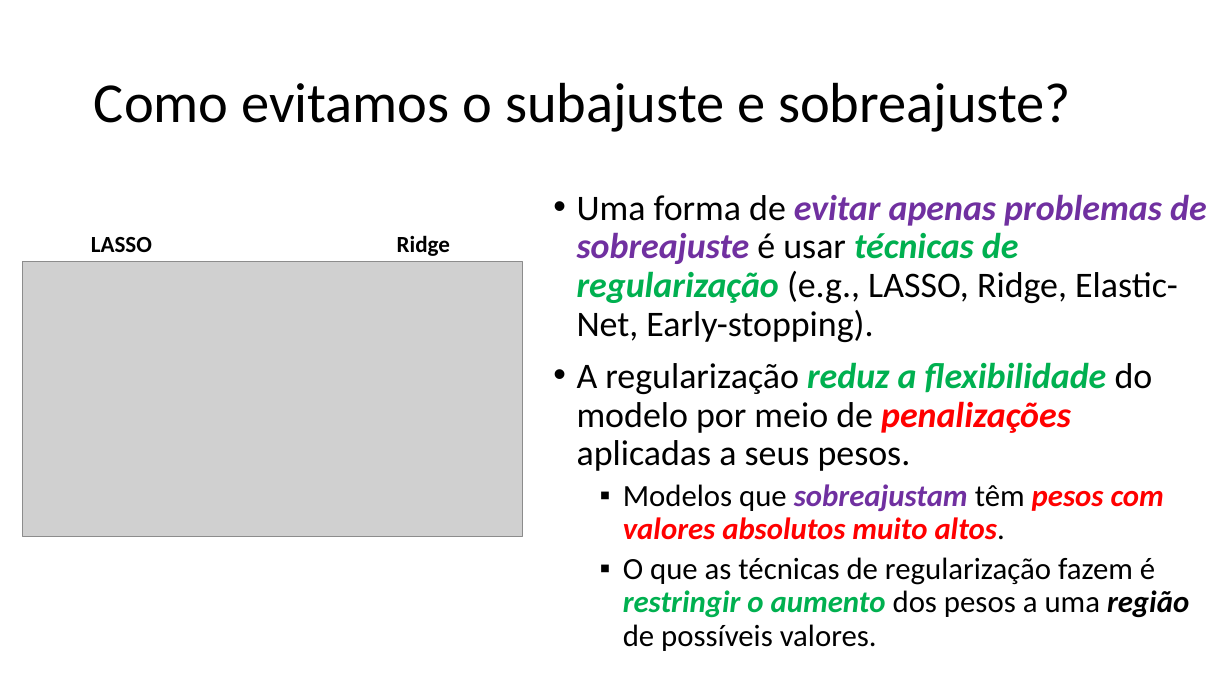
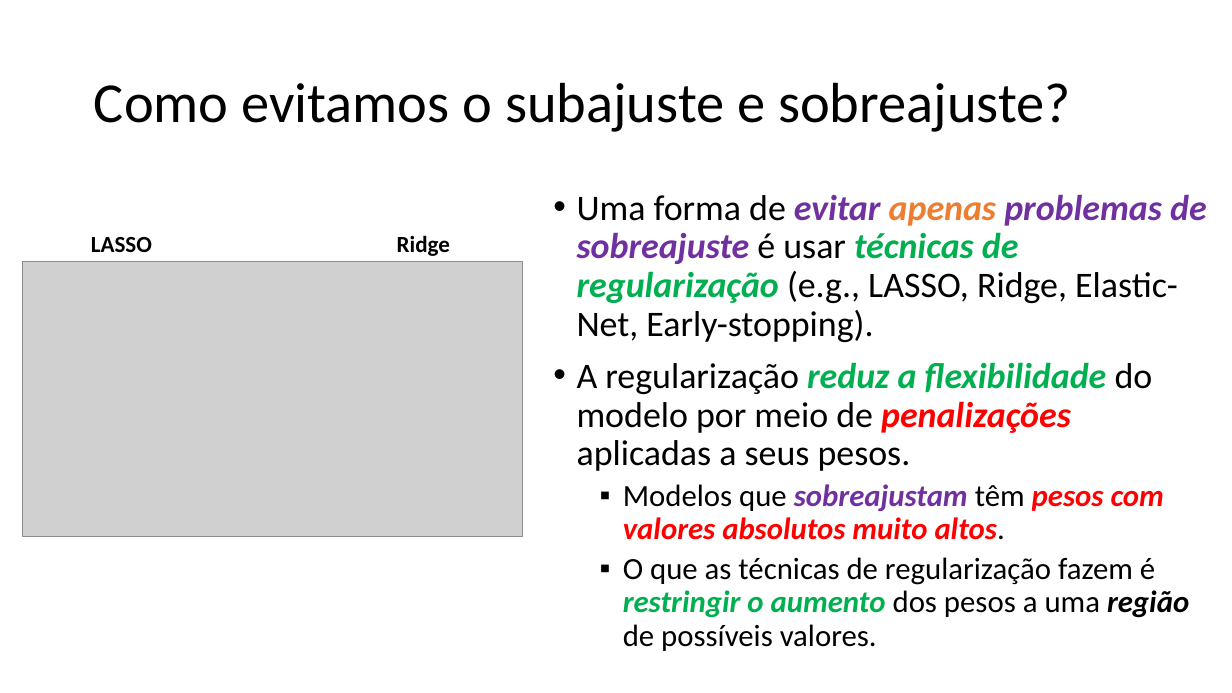
Before and after one commit to zz4fap/t320_aprendizado_de_maquina, a slide deck: slide 36 of slides/T320_Classificação (Parte III).pptx. Drawn at 1232x693 pixels with LibreOffice and Linux fonts; fonts in the diff are those of the drawing; grey boxes stand for pictures. Boxes give left, top, right and bottom in pixels: in the first picture for what was removed or moved away, otherwise in the second. Text is boxed around its words. In the diff, an @@ line names an element or a change of style, - is before the commit and + after.

Commit message:
update of slides

```diff
--- a/slides/T320_Classificação (Parte III).pptx
+++ b/slides/T320_Classificação (Parte III).pptx
@@ text at [577, 194, 1207, 342]: text colour #7030A0 to #ED7D31 in "apenas" @@
```
Also in this commit, not shown: 4 other slides changed, 2 other files.
